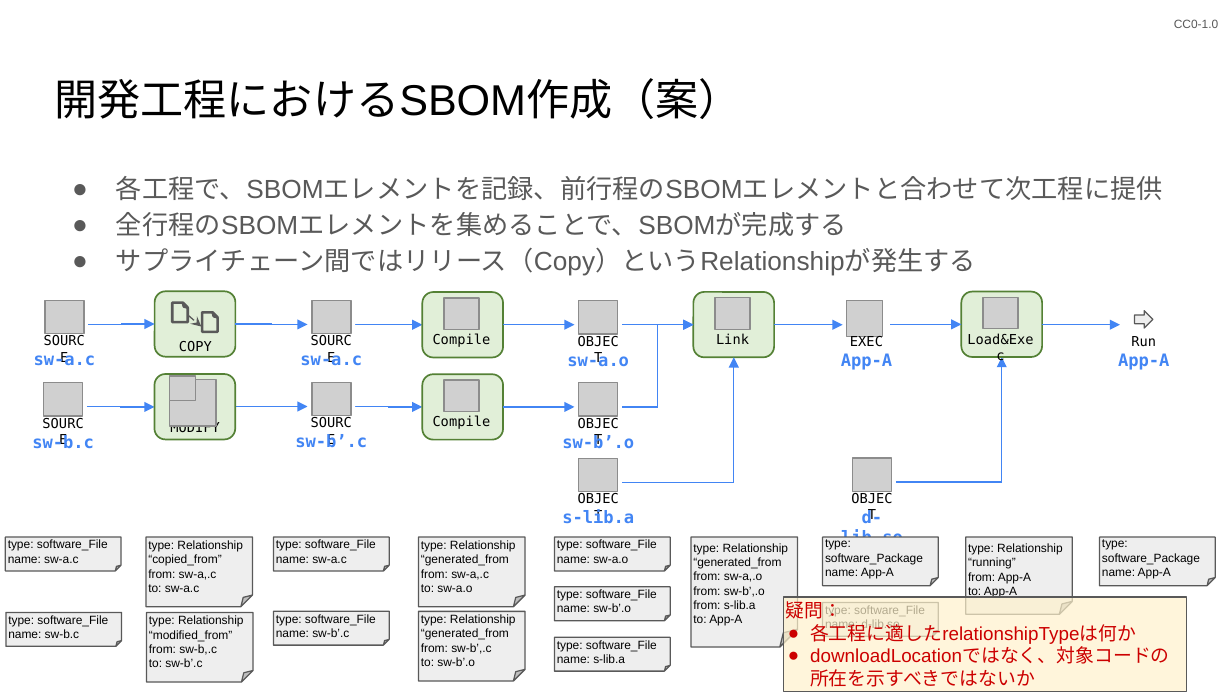
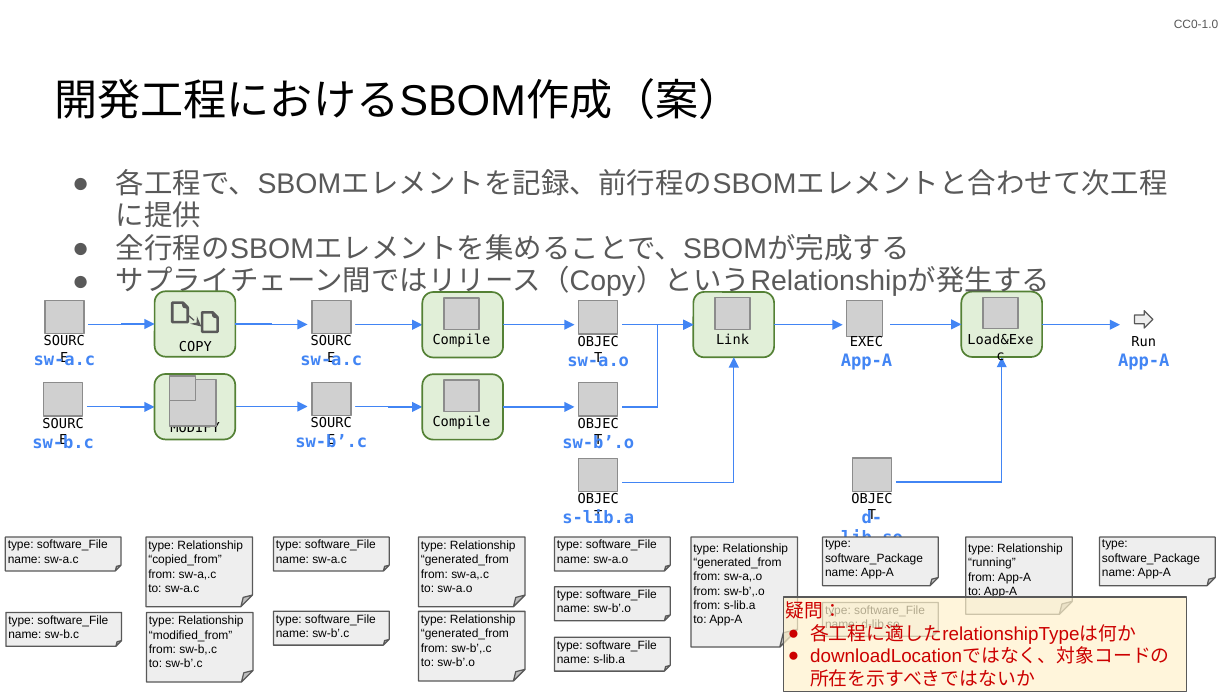
Before and after one commit to OpenChain-Project/OpenChain-JWG, a slide deck: slide 2 of subgroups/sbom-sg/meetings/20250225/SBOM検討.pptx. Drawn at 1232x693 pixels with LibreOffice and Linux fonts; fonts in the diff are those of the drawing; grey boxes stand for pictures. Boxes give left, top, right and bottom in pixels: in the first picture for what was removed or moved away, otherwise in the second. Text is boxed around its words. In the diff, an @@ line names an element or a change of style, - is before the commit and + after.

```diff
--- a/subgroups/sbom-sg/meetings/20250225/SBOM検討.pptx
+++ b/subgroups/sbom-sg/meetings/20250225/SBOM検討.pptx
@@ text "各工程で、SBOMエレメントを記録、前行程のSBOMエレメントと合わせて次工程に提供" at [116, 169, 1168, 298]: size 15.3 to 16.6 pt; line spacing 1.15 to 0.95 @@
```
Also in this commit, not shown: 1 other slide changed.
